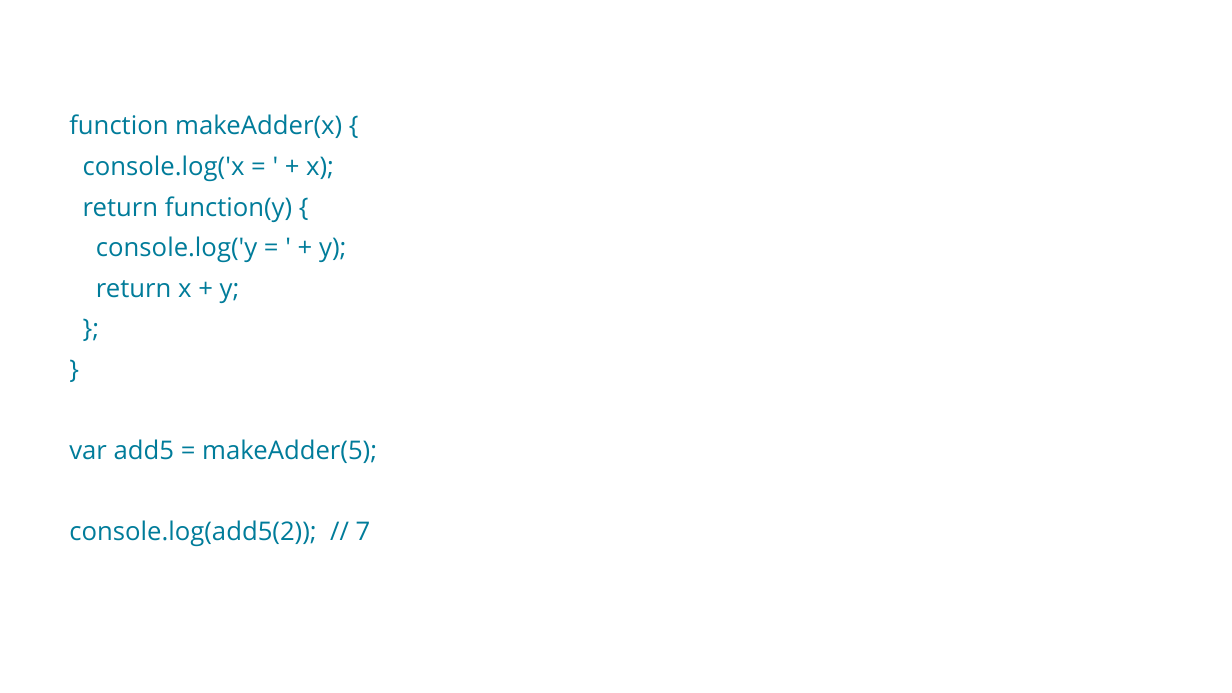
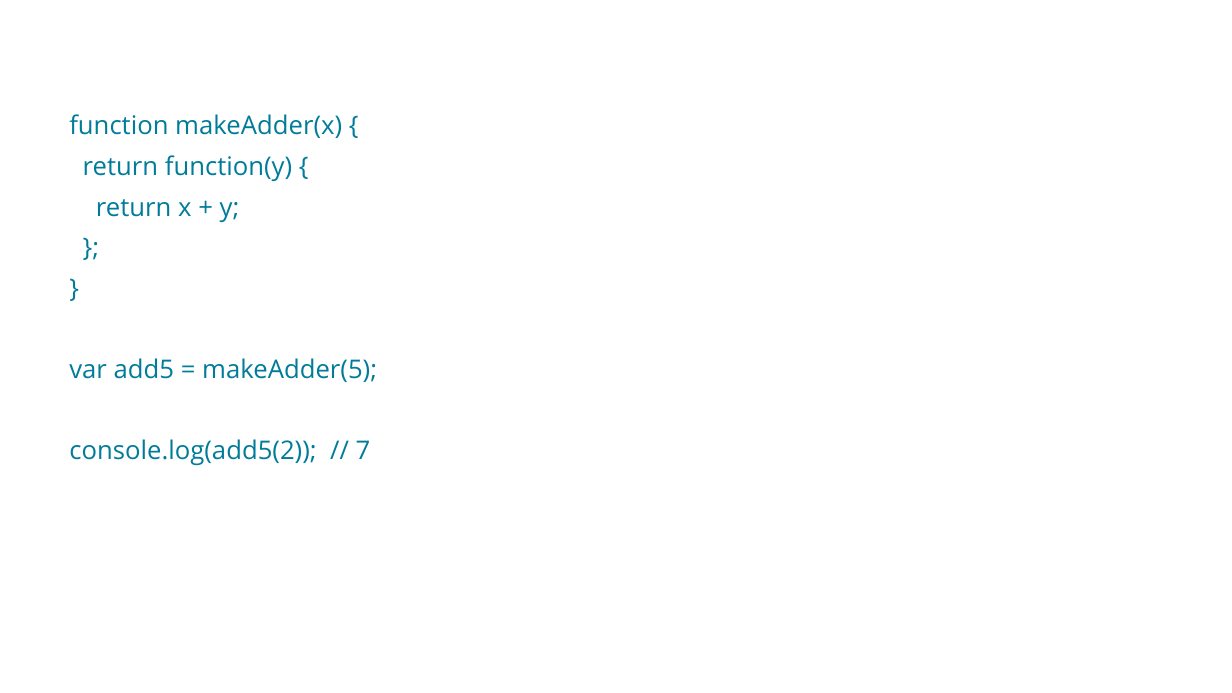
Before and after one commit to VolodymyrKaranevych/Functions-pt2, a slide deck: slide 14 of FUNCTIONS Part2.pptx. Drawn at 1232x693 pixels with LibreOffice and Linux fonts; fonts in the diff are those of the drawing; background and template pictures are left out. Boxes give left, top, right and bottom in pixels: in the first picture for what was removed or moved away, otherwise in the second. Text is boxed around its words. In the diff, an @@ line names an element or a change of style, - is before the commit and + after.

```diff
--- a/FUNCTIONS Part2.pptx
+++ b/FUNCTIONS Part2.pptx
@@ text at (x1=83, y1=155, x2=334, y2=182): paragraph removed @@
-console.log('x = ' + x);
@@ text at (x1=96, y1=236, x2=346, y2=262): paragraph removed @@
-console.log('y = ' + y);
```
